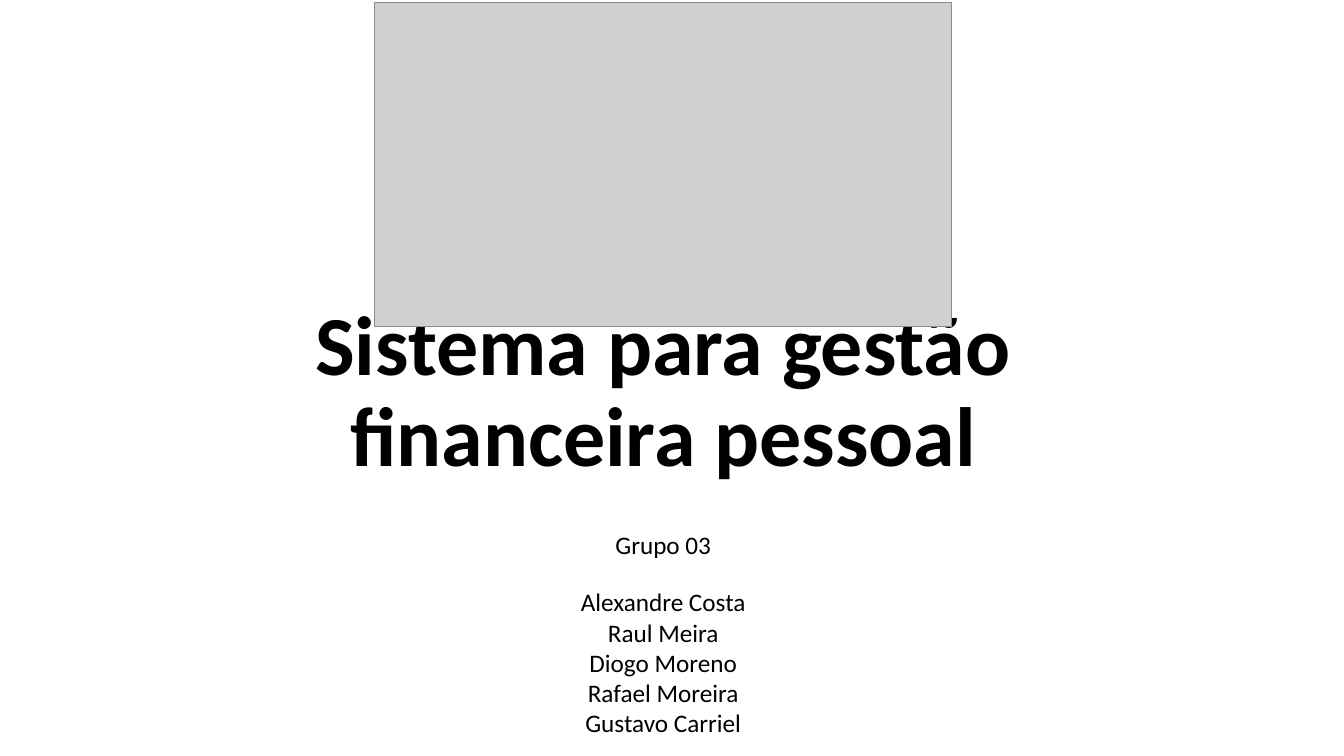
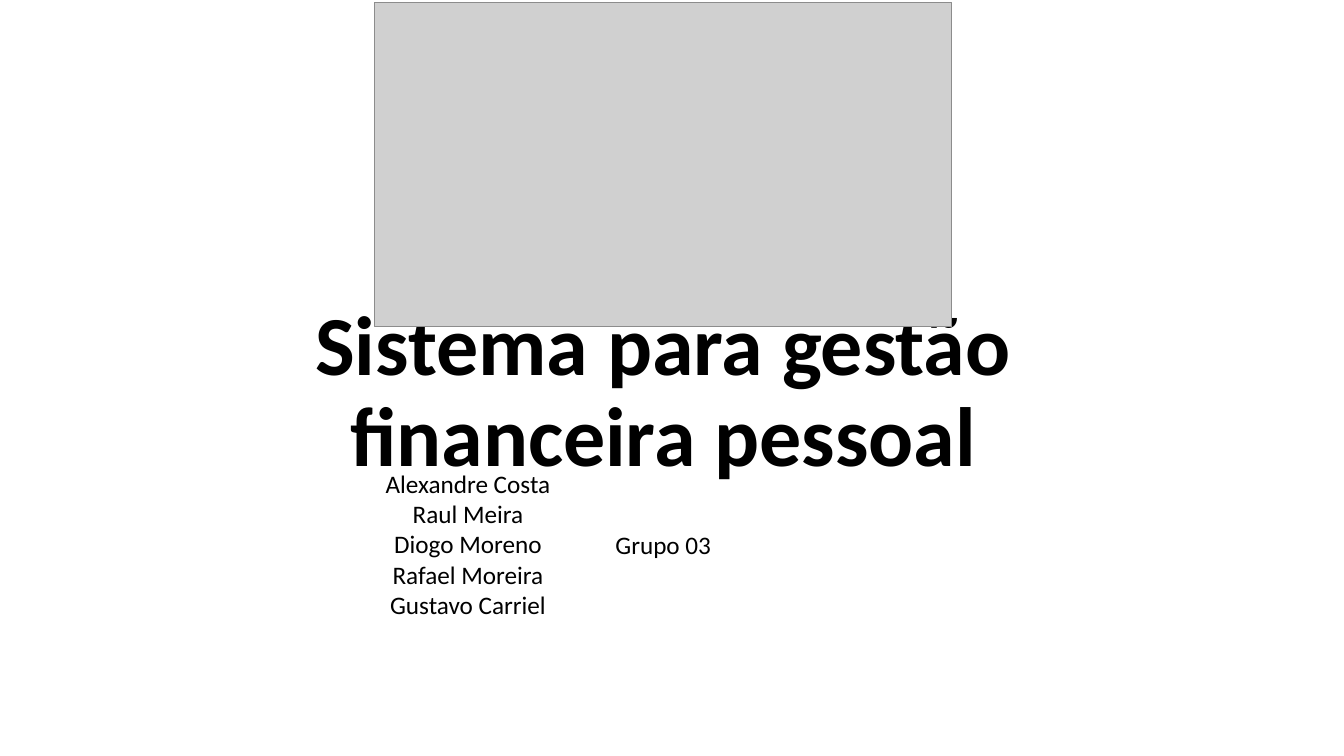
Before and after one commit to MOCA-project/Documentos, a slide deck: slide 1 of Sprint1/Atividade 01 - PI.pptx. Drawn at 1344x756 pixels with LibreOffice and Linux fonts; fonts in the diff are those of the drawing; grey boxes stand for pictures. Boxes give left, top, right and bottom in pixels: in the first picture for what was removed or moved away, otherwise in the second. Text is boxed around its words. In the diff, an @@ line names an element or a change of style, - is before the commit and + after.

```diff
--- a/Sprint1/Atividade 01 - PI.pptx
+++ b/Sprint1/Atividade 01 - PI.pptx
@@ text "Alexandre Costa": place and size @@
-text "Alexandre Costa" at <box>581,593,745,733</box>
+text "Alexandre Costa" at <box>386,475,550,615</box>
```
Also in this commit, not shown: 46 other files.
